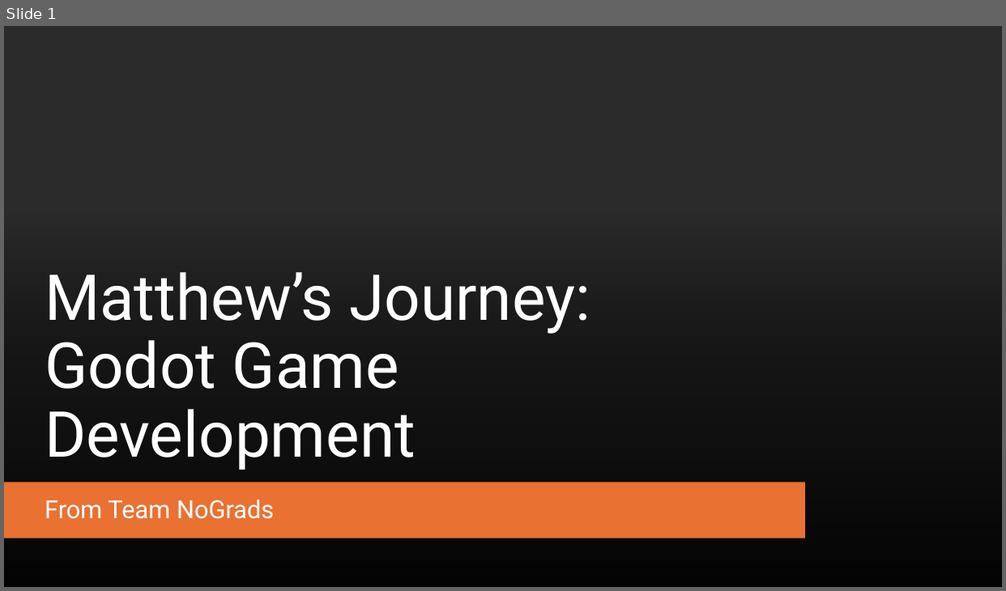
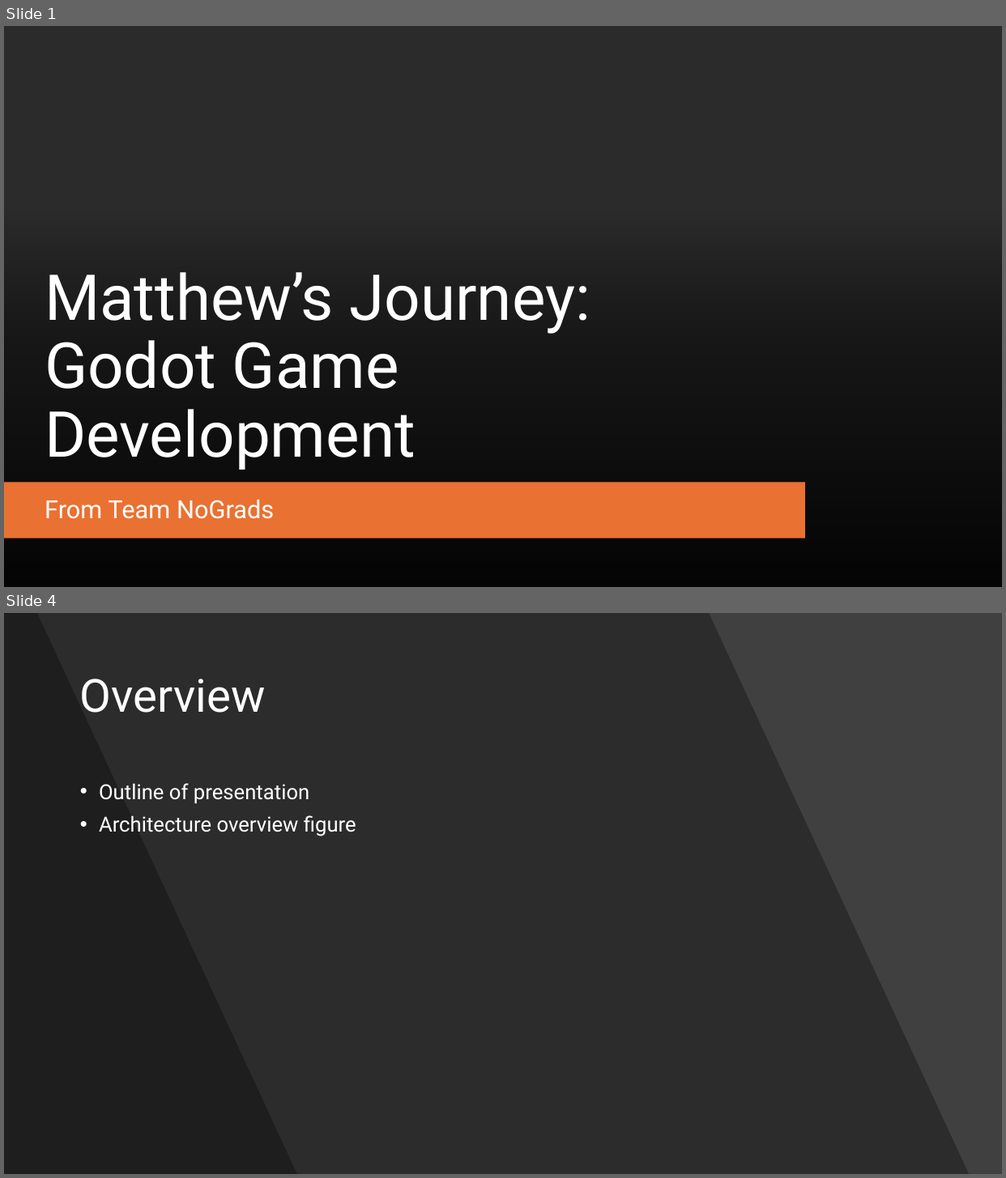
Before and after one commit to WSU-cshimizu/ceg4110-group-project-no-grads, a slide deck: presentation materials/PresentationPowerpoint.pptx. Shown one above the other, each under a label of ours: slide 1 before the commit, slides 1 and 4 after it; the slides between them are not shown. The pictures are 1006x591 and 1006x1178 pixels, drawn with LibreOffice and Linux fonts; fonts in the diff are those of the drawing; background and template pictures are left out; a plain dark background stands for a picture behind light text. Boxes give left, top, right and bottom in pixels: in the first picture for what was removed or moved away, otherwise in the second. Text is boxed around its words. In the diff, an @@ line names an element or a change of style, - is before the commit and + after.

```diff
--- a/presentation materials/PresentationPowerpoint.pptx
+++ b/presentation materials/PresentationPowerpoint.pptx
@@ slide 4 added at [4, 613, 1002, 1174], background #404040 @@
@@ freeform shape added at [4, 613, 969, 1174], fill #000000 at 30% opacity @@
@@ freeform shape added at [4, 613, 297, 1174], fill #000000 at 30% opacity @@
@@ title added at [80, 679, 266, 713], 44 pt, text #FFFFFF @@
+Overview
@@ text added at [99, 783, 356, 837], 20 pt, text #FFFFFF @@
+• Outline of presentation
+• Architecture overview figure
```
Also in this commit, not shown: 2 slides changed, 3 other slides added.
